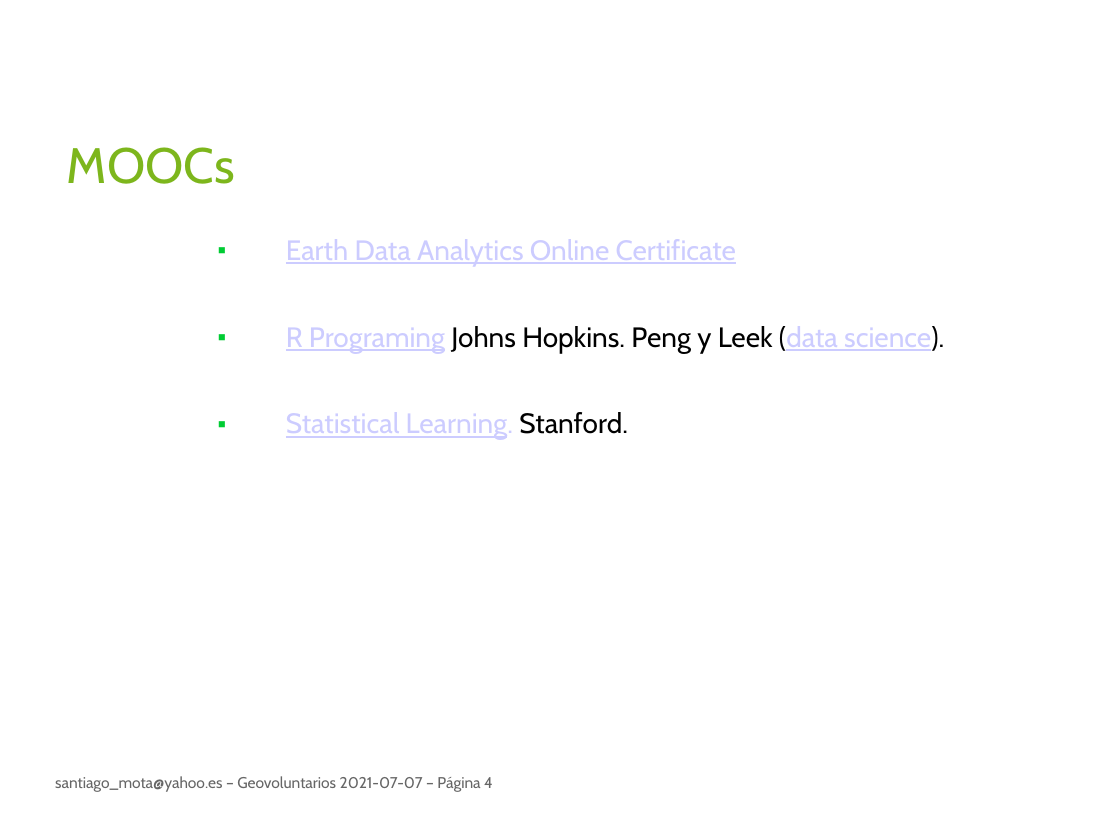
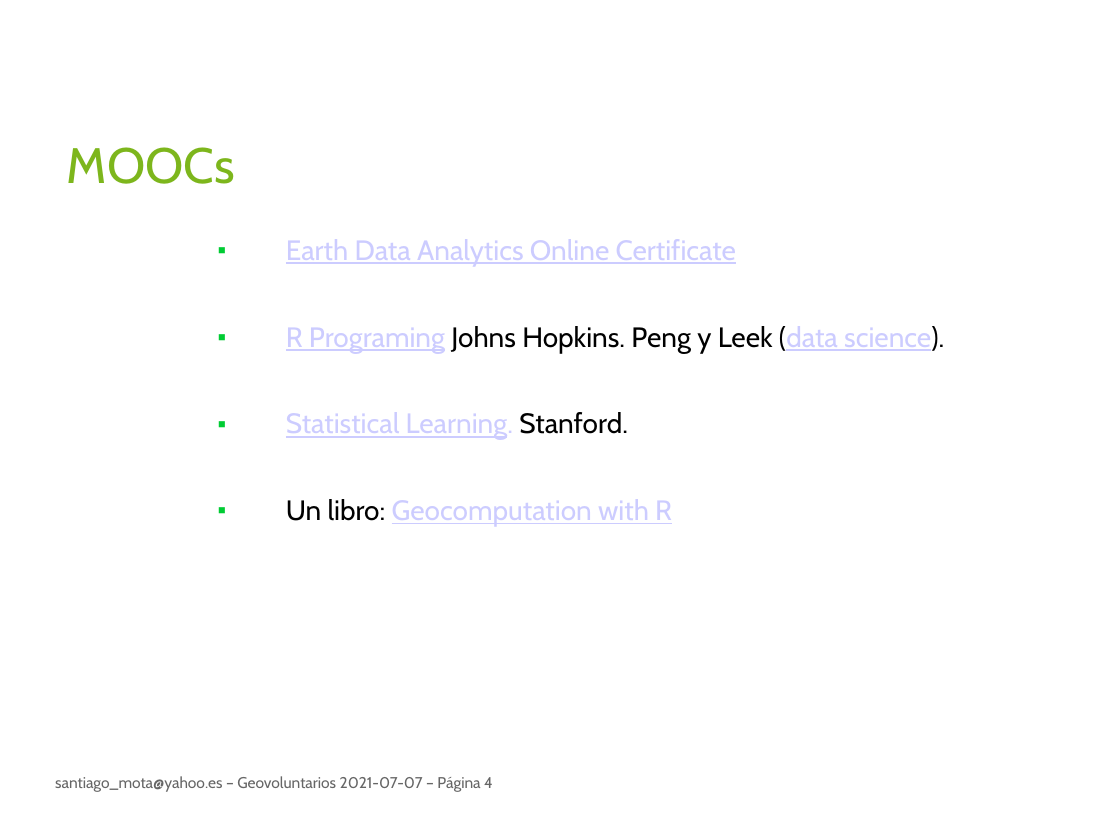
Before and after one commit to santiagomota/Geovoluntarios, a slide deck: slide 4 of Geovoluntarios_2021-07-07.ppt. Drawn at 1120x840 pixels with LibreOffice and Linux fonts; fonts in the diff are those of the drawing. Boxes give left, top, right and bottom in pixels: in the first picture for what was removed or moved away, otherwise in the second. Text is boxed around its words. In the diff, an @@ line names an element or a change of style, - is before the commit and + after.

Commit message:
Geocomputation with R

```diff
--- a/Geovoluntarios_2021-07-07.ppt
+++ b/Geovoluntarios_2021-07-07.ppt
@@ text at (x1=286, y1=499, x2=672, y2=526): paragraph added @@
+■ Un libro: Geocomputation with R
```
Also in this commit, not shown: 2 other files.
